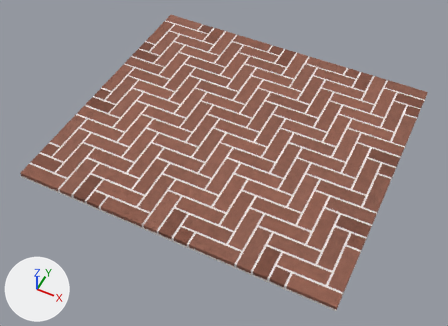
Two versions of the Blender file site/blend/board_5.blend, one commit apart.
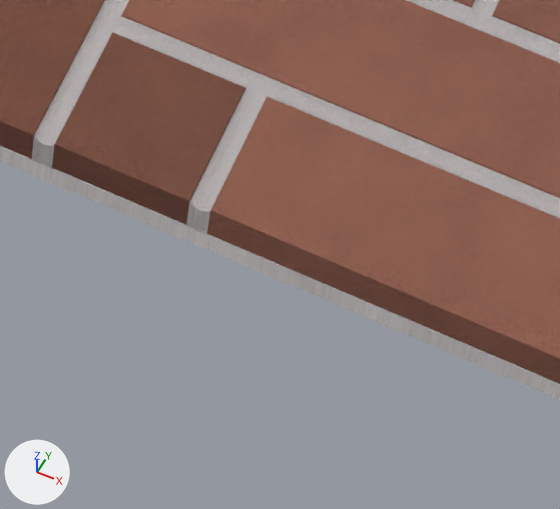
The first picture shows the older version from a camera (50 mm lens) standing at (0.925, -1.988, 2.224) and looking at (-0.004, -0.13, -0.098). The close-ups show the older and then the newer version on the part from 59% to 72% of the width and 81% to 98% of the height of that picture. Only the edits that show in the close-ups are written down. Lighting does not change. The marker at lower left points along +X, +Y and +Z.

In view in the first close-up: 'MORTAR', 'T01_T01', 'T02_T02', 'T03_T03', 'backing'.
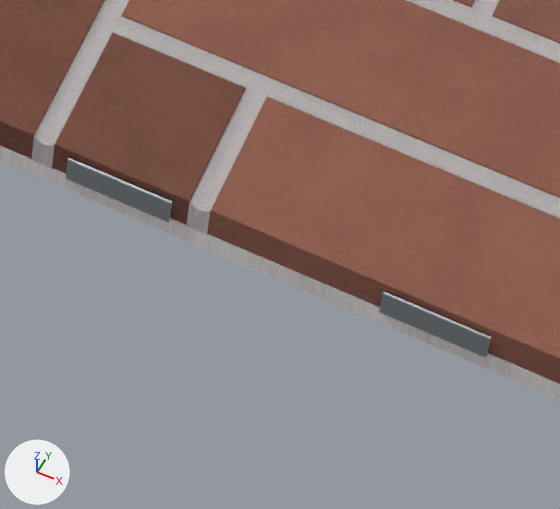
Pixel boxes (x1, y1, x2, y2) of what changed, in the close-ups (560 x 509 px):
'CLIP_R50', added: after (65, 157, 491, 358)

The change, as a diff of the scene's bpy script:
```diff
--- a/site/blend/board_5.blend.py
+++ b/site/blend/board_5.blend.py
@@ mat_rail @@
+mat_rail = principled_material('rail')
+mat_rail.base_color = (0.52, 0.56, 0.6)  # light grey #bfc5cb
+mat_rail.metallic = 0.9
+mat_rail.roughness = 0.42
@@ me_r50 @@
+me_r50.from_pydata(...)  # 5800 vertices, 4350 faces; spans x -0.78..0.78, y -0.71..0.71, z 0.0..0.02
+me_r50.materials.append(mat_rail)  # light grey #bfc5cb
@@ ob_clip_r50 @@
+ob_clip_r50 = bpy.data.objects.new('CLIP_R50', me_r50)
+ob_clip_r50.location = (0.0, 0.0, 0.0)
```
